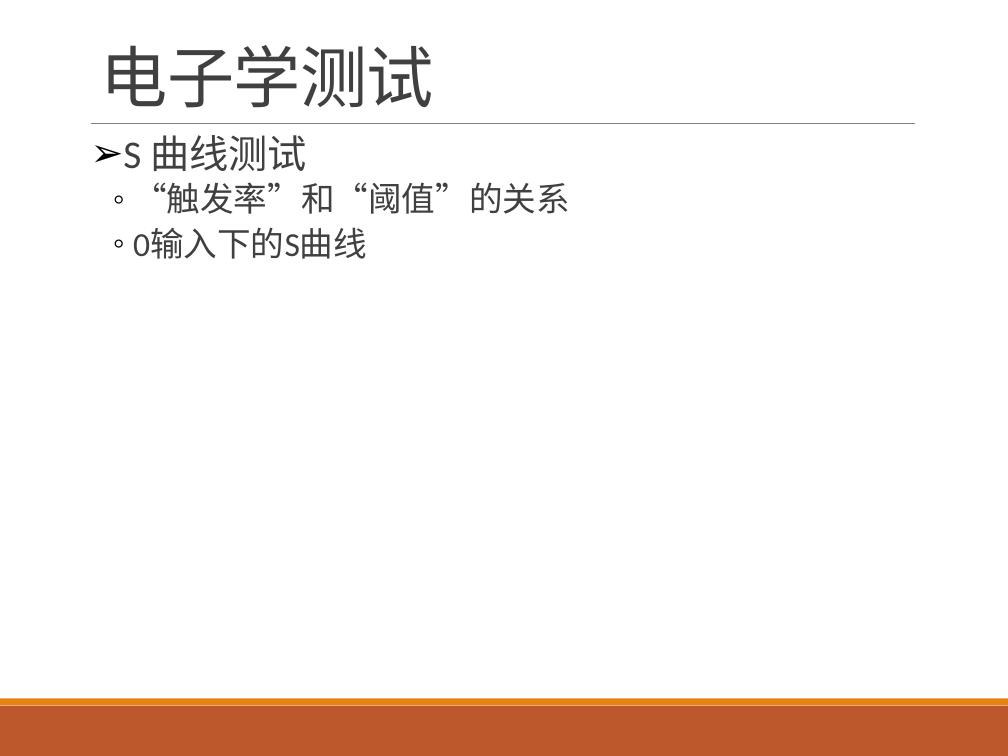
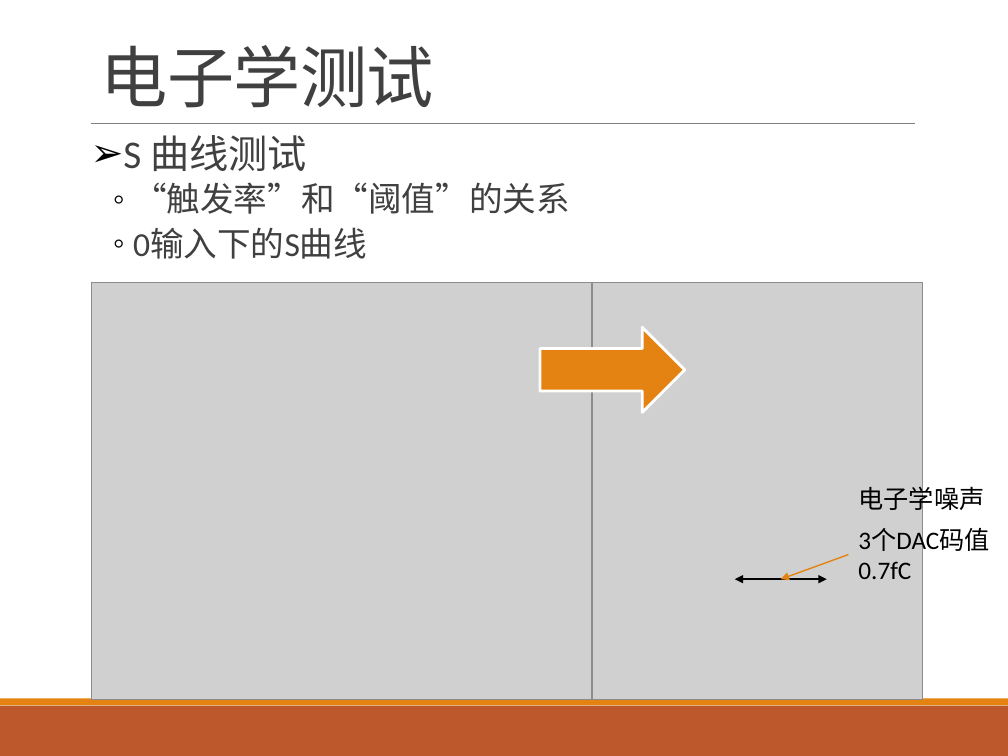
Before and after one commit to wyu0725/SDHCAL_DAQ, a slide deck: slide 4 of Slides/SDHCAL_20170425.pptx (slide 5 before the commit). Drawn at 1008x756 pixels with LibreOffice and Linux fonts; fonts in the diff are those of the drawing; grey boxes stand for pictures. Boxes give left, top, right and bottom in pixels: in the first picture for what was removed or moved away, otherwise in the second. Text is boxed around its words. In the diff, an @@ line names an element or a change of style, - is before the commit and + after.

```diff
--- a/Slides/SDHCAL_20170425.pptx
+++ b/Slides/SDHCAL_20170425.pptx
@@ picture added at (92, 282, 593, 699) @@
@@ picture added at (592, 282, 922, 699) @@
@@ right arrow added at (540, 328, 685, 413), fill #E48312, outline #FFFFFF 2 pt @@
@@ text added at (858, 482, 984, 514), 18 pt, text #000000 @@
+电子学噪声
@@ text added at (858, 528, 989, 579), 18 pt, text #000000 @@
+3个DAC码值
+0.7fC
@@ arrow added from (849, 554) to (781, 580), #E48312 1 pt @@
@@ double arrow added from (735, 580) to (827, 580), #000000 1 pt @@
```
Also in this commit, not shown: 3 other slides changed, 7 slides added, 2 slides removed.
